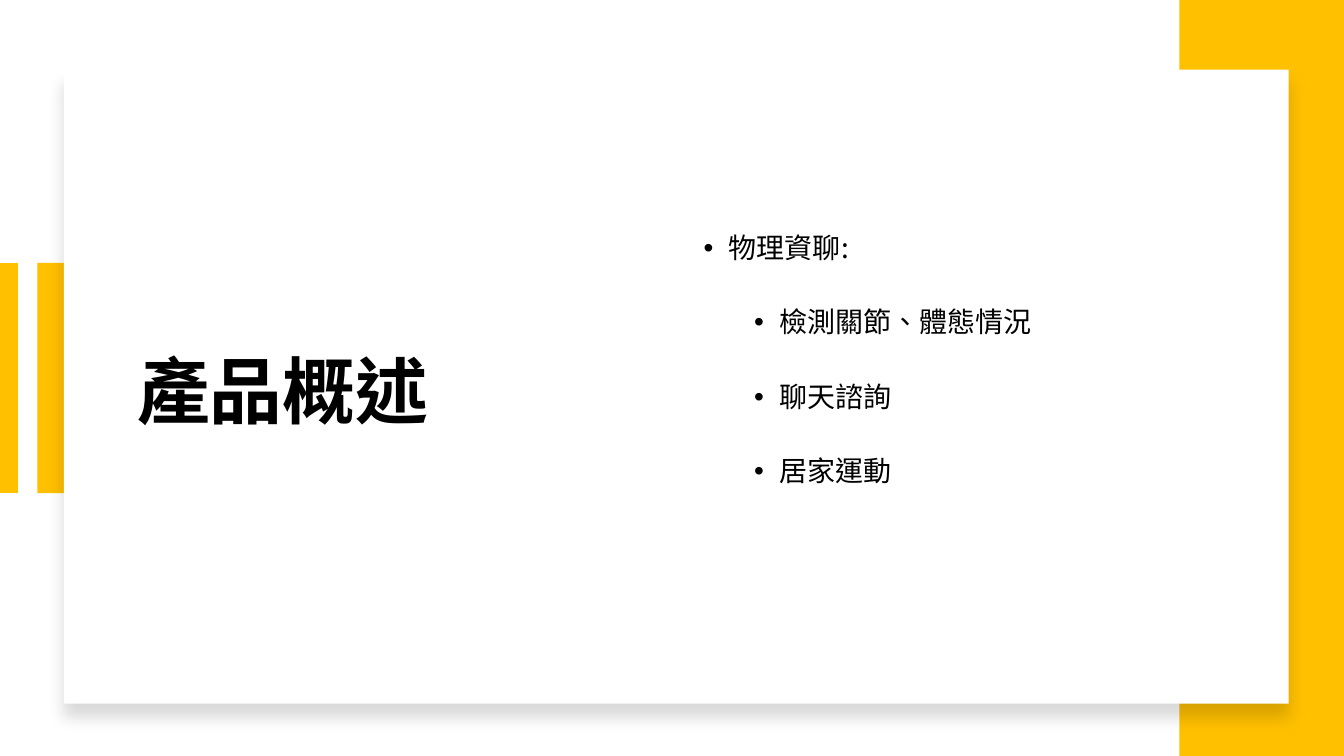
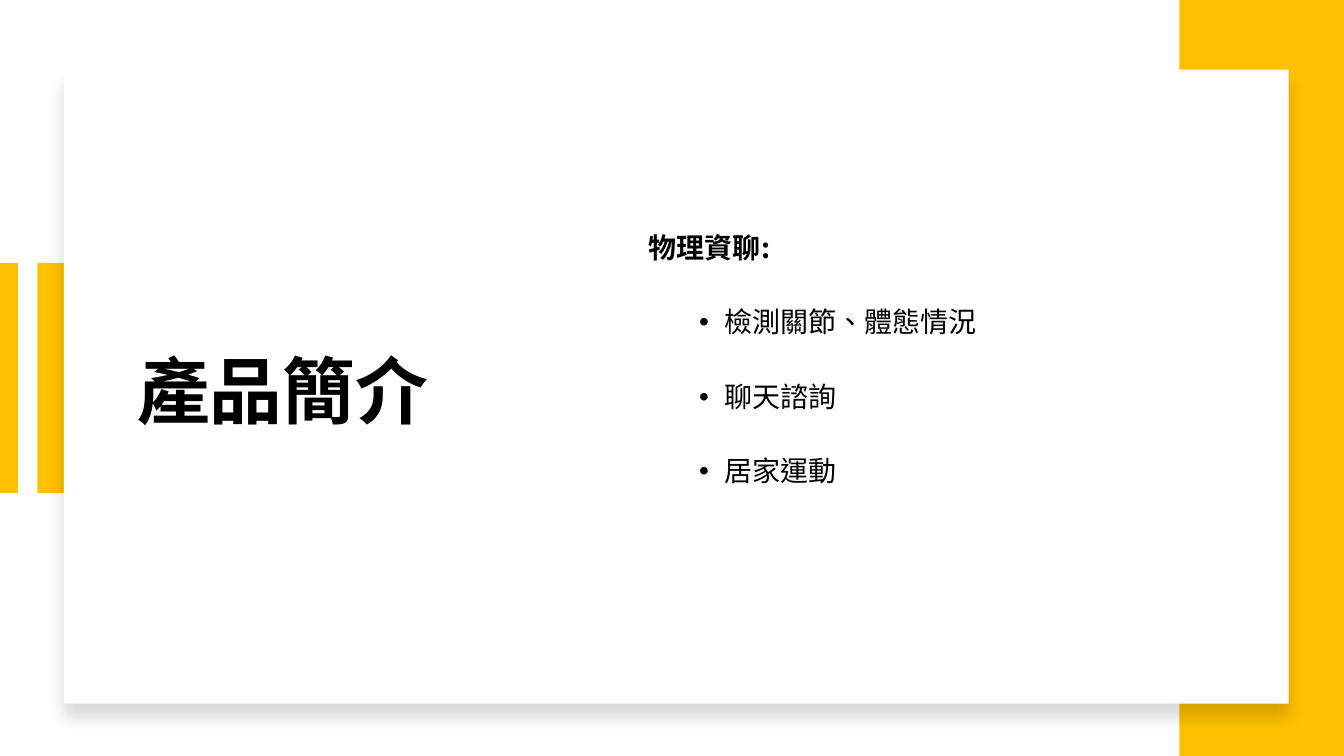
Before and after one commit to michaelchen1225/-, a slide deck: slide 5 of 企研/企研報告.pptx (slide 9 before the commit). Drawn at 1344x756 pixels with LibreOffice and Linux fonts; fonts in the diff are those of the drawing. Boxes give left, top, right and bottom in pixels: in the first picture for what was removed or moved away, otherwise in the second. Text is boxed around its words. In the diff, an @@ line names an element or a change of style, - is before the commit and + after.

```diff
--- a/企研/企研報告.pptx
+++ b/企研/企研報告.pptx
@@ text "物理資聊:" moved from (x1=729, y1=234, x2=1031, y2=484) to (x1=649, y1=234, x2=976, y2=484) @@
@@ text at (x1=649, y1=234, x2=770, y2=261): bold on in "物理資聊:"; bullet • to none @@
@@ title at (x1=137, y1=355, x2=428, y2=425): text changed @@
-產品概述
+產品簡介
```
Also in this commit, not shown: 7 other slides changed, 11 slides added, 6 slides removed, 8 other files.
